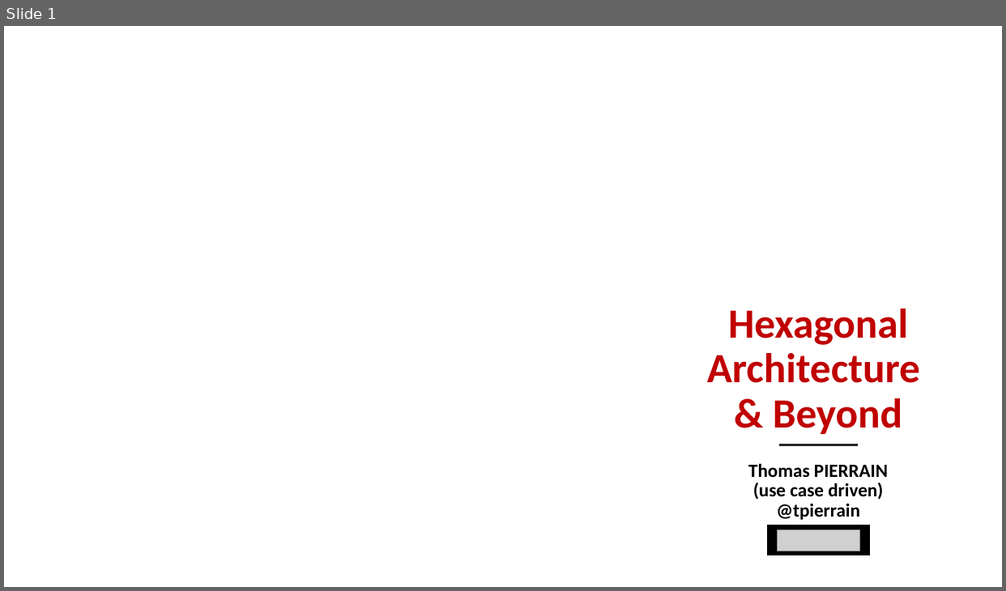
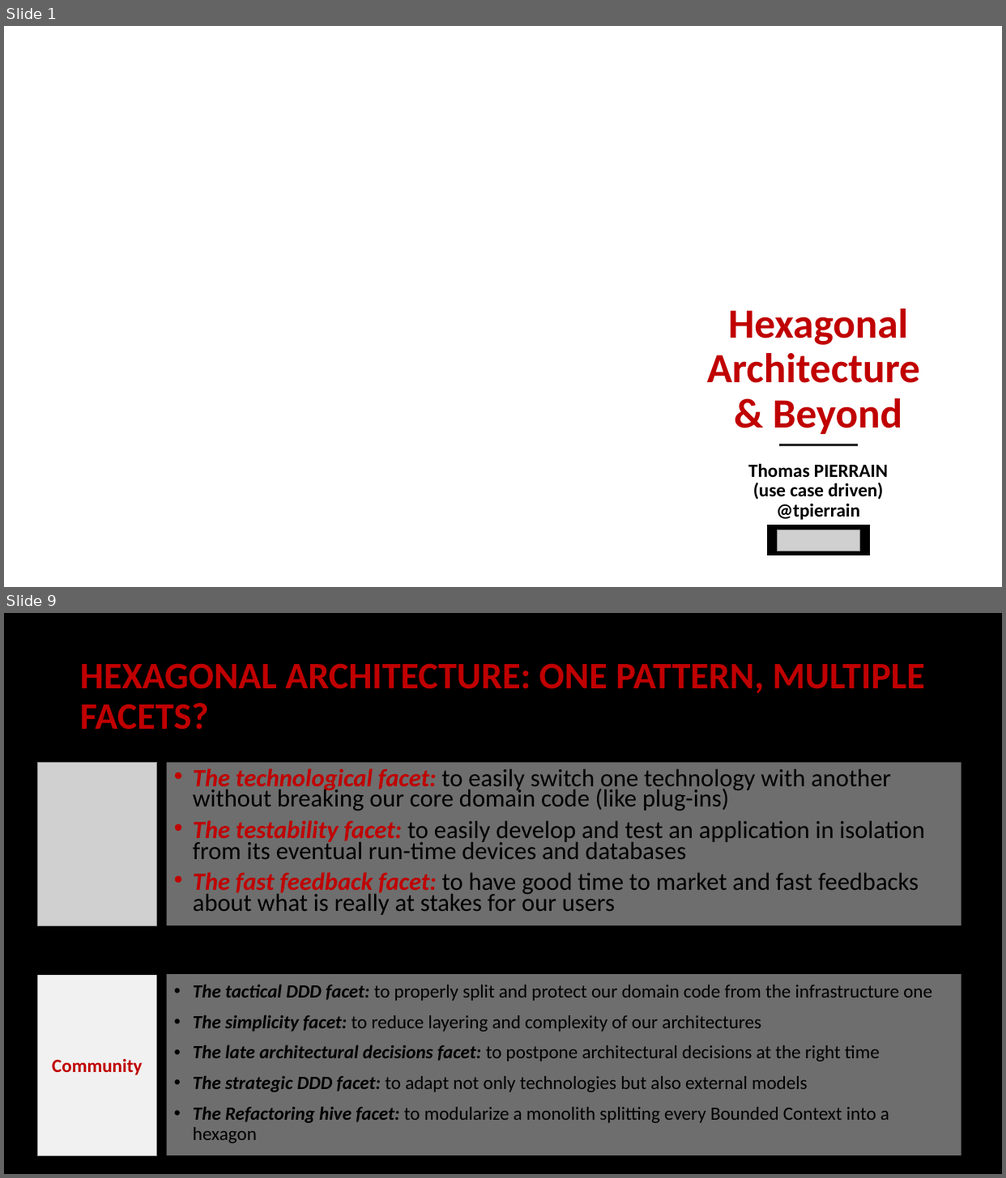
Before and after one commit to tpierrain/talk-hexagonal-and-beyond, a slide deck: HexagonalAndBeyond.pptx. Shown one above the other, each under a label of ours: slide 1 before the commit, slides 1 and 9 after it; the slides between them are not shown. The pictures are 1006x591 and 1006x1178 pixels, drawn with LibreOffice and Linux fonts; fonts in the diff are those of the drawing; grey boxes stand for pictures; background and template pictures are left out. Boxes give left, top, right and bottom in pixels: in the first picture for what was removed or moved away, otherwise in the second. Text is boxed around its words. In the diff, an @@ line names an element or a change of style, - is before the commit and + after.

```diff
--- a/HexagonalAndBeyond.pptx
+++ b/HexagonalAndBeyond.pptx
@@ slide 9 added at (4,613,1002,1174), background picture (left out) @@
@@ title added at (80,663,925,730), 36 pt, text #C00000, bold @@
+HEXAGONAL ARCHITECTURE: ONE PATTERN, MULTIPLE FACETS?
@@ picture added at (38,763,156,926) @@
@@ text added at (167,763,961,926), fill #E7E6E6 at 48% opacity, 23.8 pt, text #000000 @@
+• The technological facet: to easily switch one technology with another without breaking our core domain code (like plug-ins)
+• The testability facet: to easily develop and test an application in isolation from its eventual run-time devices and databases
+• The fast feedback facet: to have good time to market and fast feedbacks about what is really at stakes for our users
@@ picture added at (38,975,156,1156) @@
@@ rectangle added at (38,975,156,1156), fill #FFFFFF at 72% opacity, 18 pt, text #C00000, bold @@
+Community
@@ rectangle added at (167,974,961,1157), fill #E7E6E6 at 48% opacity, 18 pt, text #000000 @@
+• The tactical DDD facet: to properly split and protect our domain code from the infrastructure one
+• The simplicity facet: to reduce layering and complexity of our architectures
+• The late architectural decisions facet: to postpone architectural decisions at the right time
+• The strategic DDD facet: to adapt not only technologies but also external models
+• The Refactoring hive facet: to modularize a monolith splitting every Bounded Context into a hexagon
```
Also in this commit, not shown: 4 slides changed, 8 other slides added, 3 slides removed, 1 other file.
